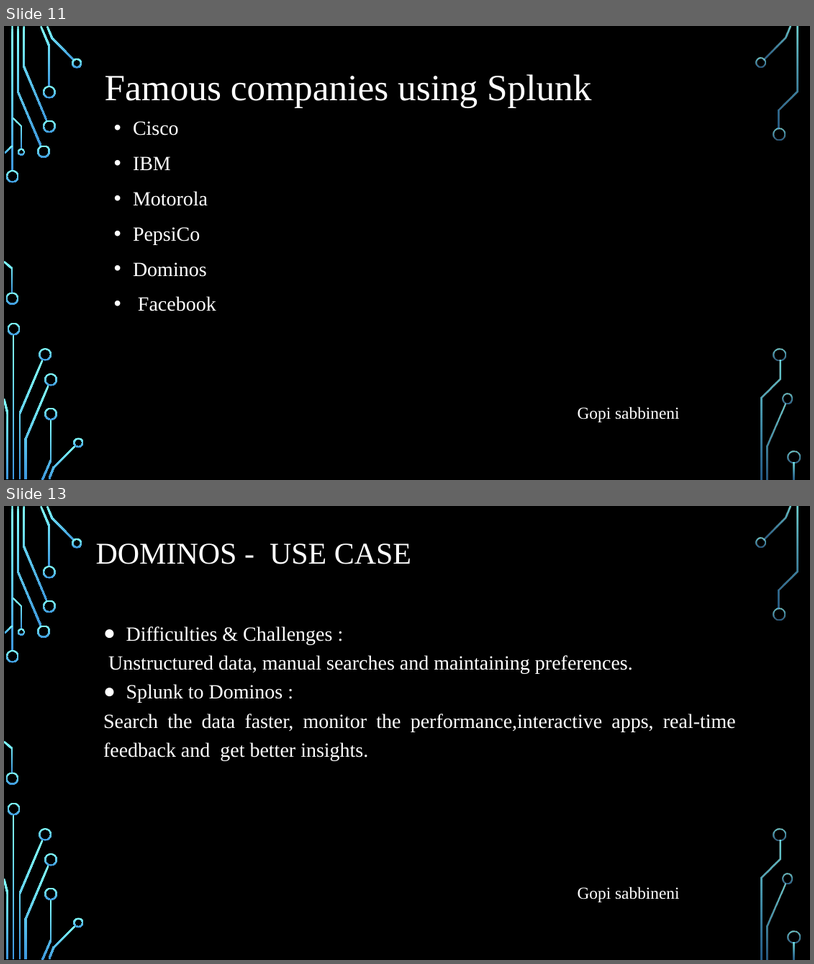
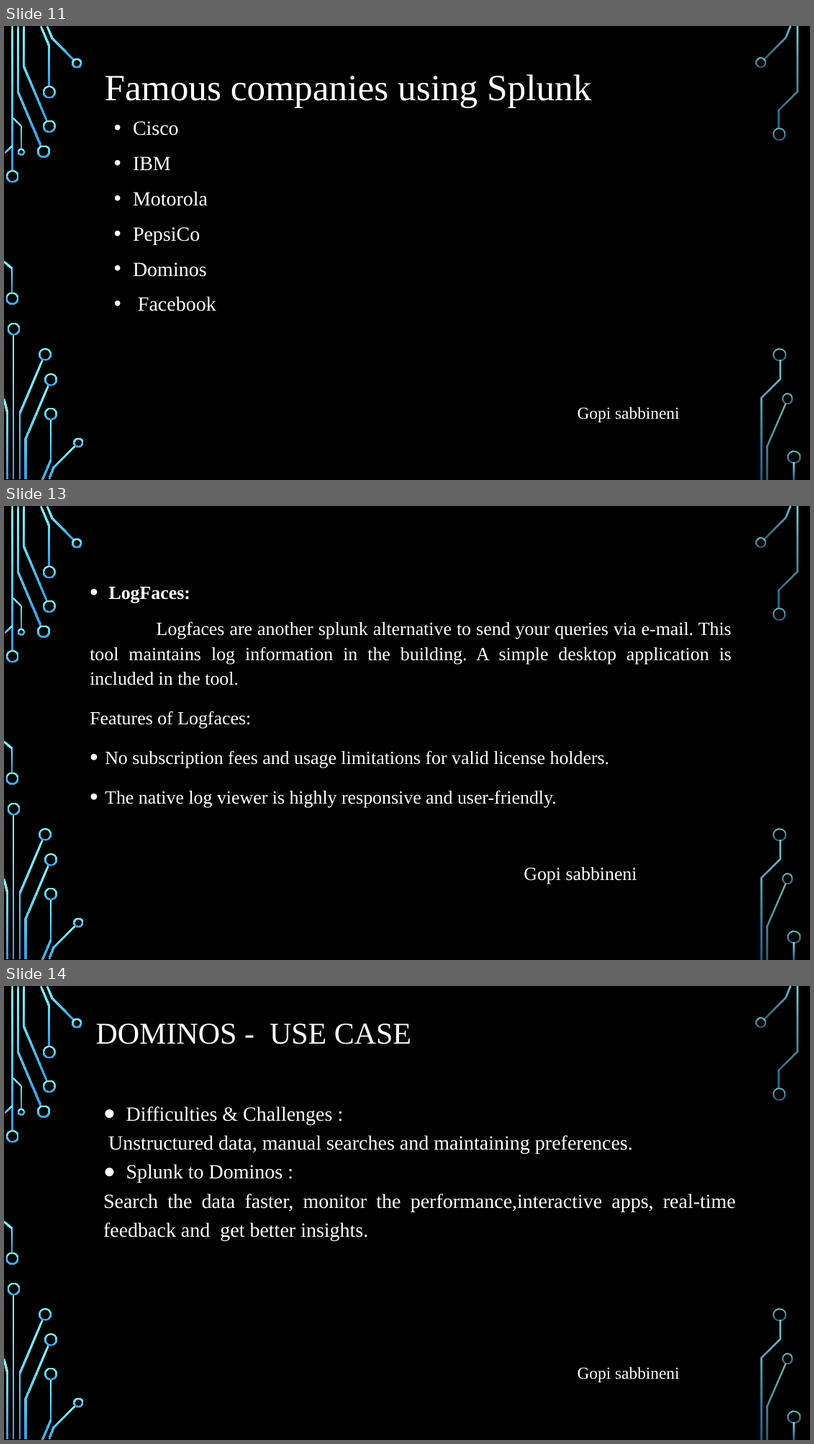
Before and after one commit to varungoud2930/Splunk-for-processing-machine-data, a slide deck: docs/splunkdemo.pptx. Shown one above the other, each under a label of ours: slides 11 and 13 before the commit, slides 11, 13 and 14 after it; the slides between them are not shown. The pictures are 814x964 and 814x1444 pixels, drawn with LibreOffice and Linux fonts; fonts in the diff are those of the drawing; background and template pictures are left out. Boxes give left, top, right and bottom in pixels: in the first picture for what was removed or moved away, otherwise in the second. Text is boxed around its words. In the diff, an @@ line names an element or a change of style, - is before the commit and + after.

```diff
--- a/docs/splunkdemo.pptx
+++ b/docs/splunkdemo.pptx
@@ slide 13 added at box(4, 506, 810, 960), background picture (left out); not listed: 36 template elements that a slide beside it also shows @@
@@ text added at box(90, 587, 732, 884), 22.2 pt, text #FFFFFF @@
+• LogFaces:
+Logfaces are another splunk alternative to send your queries via e-mail. This tool maintains log information in the building. A simple desktop application is included in the tool.
+Features of Logfaces:
+• No subscription fees and usage limitations for valid license holders.
+• The native log viewer is highly responsive and user-friendly.
+Gopi sabbineni
@@ what was slide 13 is now slide 14 @@
```
Also in this commit, not shown: 2 slides changed.
